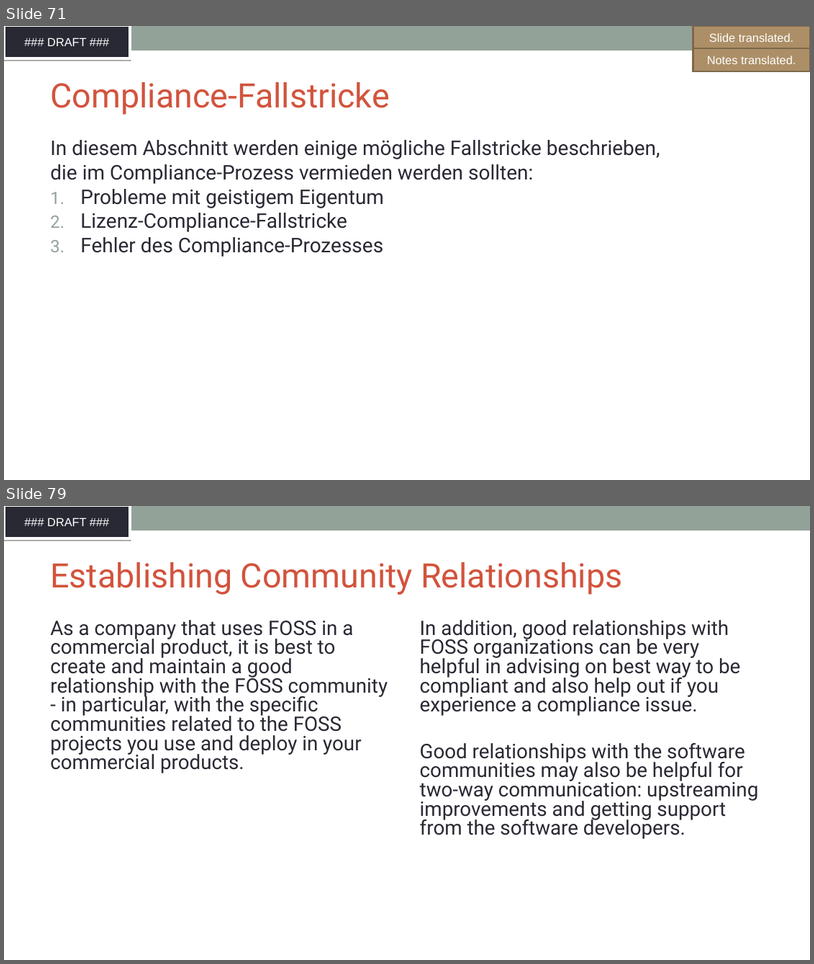
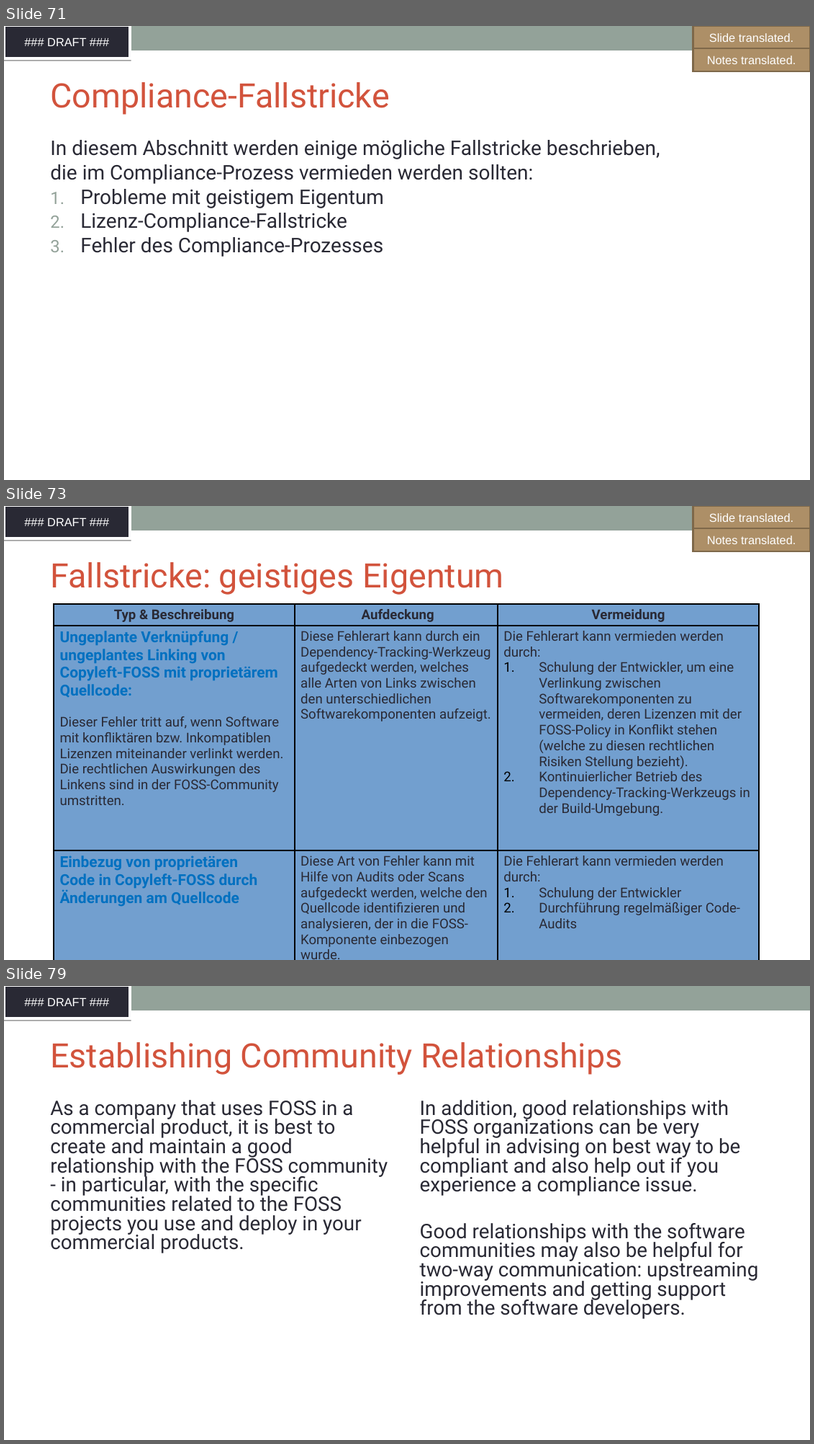
Before and after one commit to SThanheiser/curriculum, a slide deck: translation-DE/slides/DFT_openchain-curriculum-for-1-1_GER.odp. Shown one above the other, each under a label of ours: slides 71 and 79 before the commit, slides 71, 73 and 79 after it; the slides between them are not shown. The pictures are 814x964 and 814x1444 pixels, drawn with LibreOffice and Linux fonts; fonts in the diff are those of the drawing; background and template pictures are left out. Boxes give left, top, right and bottom in pixels: in the first picture for what was removed or moved away, otherwise in the second. Text is boxed around its words. In the diff, an @@ line names an element or a change of style, - is before the commit and + after.

```diff
--- a/translation-DE/slides/DFT_openchain-curriculum-for-1-1_GER.odp
+++ b/translation-DE/slides/DFT_openchain-curriculum-for-1-1_GER.odp
@@ slide 73 added at (4,506,810,960), background #FFFFFF; not listed: 2 template elements that a slide beside it also shows @@
@@ freeform shape added at (694,506,810,529), fill #AD8F67, outline #7E684A 2.01 pt, 14 pt, text #FFFFFF @@
+GFX translated.
@@ freeform shape added at (694,506,810,529), fill #AD8F67, outline #7E684A 2.01 pt, 14 pt, text #FFFFFF @@
+Slide translated.
@@ freeform shape added at (694,528,810,551), fill #AD8F67, outline #7E684A 2.01 pt, 14 pt, text #FFFFFF @@
+Notes translated.
@@ title added at (50,562,504,595), 40 pt, text #D2533C @@
+Fallstricke: geistiges Eigentum
@@ table added at (54,604,759,960), 3 rows, 3 columns @@
+Typ & Beschreibung | Aufdeckung | Vermeidung
+Ungeplante Verknüpfung / ungeplantes Linking von Copyleft-FOSS mit proprietärem Quellcode: / Dieser Fehler tritt auf, wenn Software mit konfliktären bzw. Inkompatiblen Lizenzen miteinander verlinkt werden. Die rechtlichen Auswirkungen des Linkens sind in der FOSS-Community umstritten. | Diese Fehlerart kann durch ein Dependency-Tracking-Werkzeug aufgedeckt werden, welches alle Arten von Links zwischen den unterschiedlichen Softwarekomponenten aufzeigt. | Die Fehlerart kann vermieden werden durch: / Schulung der Entwickler, um eine Verlinkung zwischen Softwarekomponenten zu vermeiden, deren Lizenzen mit der FOSS-Policy in Konflikt stehen (welche zu diesen rechtlichen Risiken Stellung bezieht). / Kontinuierlicher Betrieb des Dependency-Tracking-Werkzeugs in der Build-Umgebung.
+Einbezug von proprietären / Code in Copyleft-FOSS durch / Änderungen am Quellcode | Diese Art von Fehler kann mit Hilfe von Audits oder Scans aufgedeckt werden, welche den Quellcode identifizieren und analysieren, der in die FOSS-Komponente einbezogen wurde. | Die Fehlerart kann vermieden werden durch: / Schulung der Entwickler / Durchführung regelmäßiger Code-Audits
```
Also in this commit, not shown: 6 other slides added, 7 slides removed, 1 other file.
